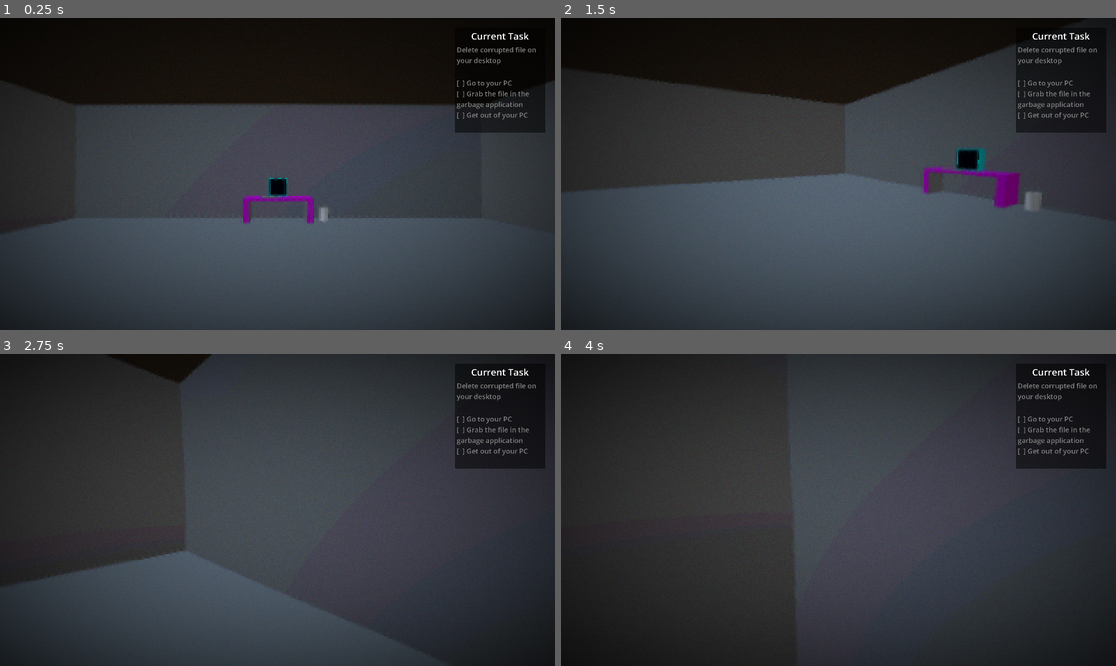
Above: before the commit, frames 1-4 (two rows, left to right).
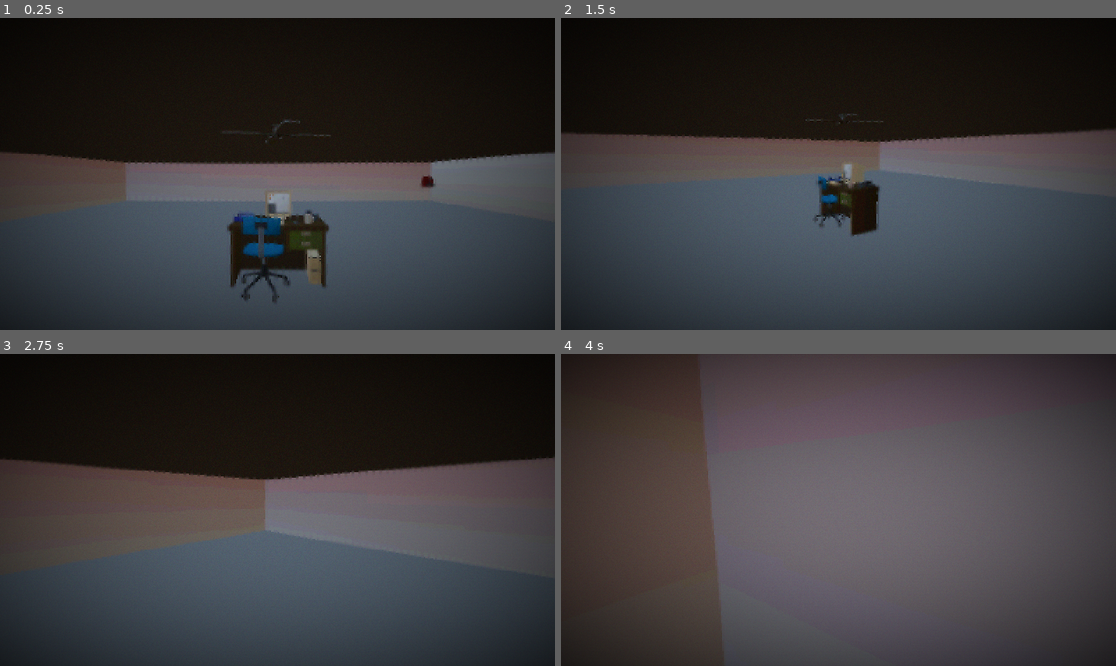
Above: after the commit, the same moments.

Repository: PoloLoveTaco/Brackeys-Game-Jam-2026.1
Game: Godot game, scene res://Scenes/Places/office_a.tscn
The game is run twice, just before and just after one commit, with the same random seed, the same clock (stepped at 60 frames per second) and the same inputs. Before the commit the project starts from res://Scenes/test.tscn.
Inputs (mouse positions are in pixels of both pictures, inside the frame that each line leads up to):
- Up to frame 1 (0.25 s): no input
- Up to frame 2 (1.5 s): tap Enter (ui_accept) at 0.5, 0.77 s; move the mouse to (960, 158) at 0.52 s; hold D (right) 0.53-1.28 s; click (960, 158) at 0.67 s; move the mouse to (810, 174) at 1.27 s; hold W (up) from 1.28 s (still down); click (810, 174) at 1.42 s
- Up to frame 3 (2.75 s): keep holding W (up); tap Enter (ui_accept) at 1.52 s; move the mouse to (288, 503) at 2.02 s; click (288, 503) at 2.17 s
- Up to frame 4 (4 s): keep holding W (up); move the mouse to (832, 516) at 2.77 s; click (832, 516) at 2.92 s; tap Enter (ui_accept) at 3.02, 3.77 s; move the mouse to (877, 513) at 3.52 s; click (877, 513) at 3.67 s

The runs differ from the first frame. In frame 1, 37% of the frame differs, in the area x 0-100%, y 4-92%; in frame 2, 32%; in frame 3, 59%; in frame 4, 86%, in the area x 0-100%, y 0-100%.

Commit message:
[ADD] premier bureau

Diff:
--- /dev/null
+++ b/Scenes/Furniture/chair_office_a.tscn
@@ -0,0 +1,26 @@
+[gd_scene format=3 uid="uid://dpi8bw3btjwdw"]
+
+[ext_resource type="PackedScene" uid="uid://clb6uq8aicvat" path="res://Assets/FBX/Separated/Chair_Office_Base_A.fbx" id="1_4b7rf"]
+[ext_resource type="PackedScene" uid="uid://dciyjklep4vcd" path="res://Assets/FBX/Separated/Chair_Office_Bottom.fbx" id="2_tmxig"]
+[ext_resource type="PackedScene" uid="uid://dc755hcqmrjqs" path="res://Assets/FBX/Separated/Chair_Office_Wheel_Copy.fbx" id="3_ksxql"]
+
+[node name="Chair Office A" type="Node3D" unique_id=1654590215]
+
+[node name="Chair_Office_Base_A" parent="." unique_id=778292455 instance=ExtResource("1_4b7rf")]
+
+[node name="Chair_Office_Bottom" parent="." unique_id=1475505831 instance=ExtResource("2_tmxig")]
+
+[node name="Chair_Office_Wheel_Copy" parent="." unique_id=846294556 instance=ExtResource("3_ksxql")]
+transform = Transform3D(0.78428936, 0, -0.6203952, 0, 1, 0, 0.6203952, 0, 0.78428936, 0, 0.036919646, 0.3593971)
+
+[node name="Chair_Office_Wheel_Copy2" parent="." unique_id=1526546343 instance=ExtResource("3_ksxql")]
+transform = Transform3D(0.96452975, 0, 0.26397404, 0, 1, 0, -0.26397404, 0, 0.96452975, 0.34132084, 0.036919646, 0.11072701)
+
+[node name="Chair_Office_Wheel_Copy3" parent="." unique_id=280023654 instance=ExtResource("3_ksxql")]
+transform = Transform3D(-0.46711218, 0, -0.8841981, 0, 1, 0, 0.8841981, 0, -0.46711218, -0.34100702, 0.036919646, 0.11072701)
+
+[node name="Chair_Office_Wheel_Copy4" parent="." unique_id=466165990 instance=ExtResource("3_ksxql")]
+transform = Transform3D(0.988199, 0, -0.15317555, 0, 1, 0, 0.15317555, 0, 0.988199, -0.21267727, 0.036919646, -0.28955358)
+
+[node name="Chair_Office_Wheel_Copy5" parent="." unique_id=1586522510 instance=ExtResource("3_ksxql")]
+transform = Transform3D(0.6088861, 0, 0.7932577, 0, 1, 0, -0.7932577, 0, 0.6088861, 0.20588374, 0.036919646, -0.28955358)
--- /dev/null
+++ b/Scenes/Furniture/coffee_machine_a.tscn
@@ -0,0 +1,7 @@
+[gd_scene format=3 uid="uid://dur77ksffk34b"]
+
+[ext_resource type="PackedScene" uid="uid://b5y4tmorqwpoi" path="res://Assets/FBX/Separated/CoffeeMachine.fbx" id="1_pifhd"]
+
+[node name="coffee_machine" type="Node3D" unique_id=1798506635]
+
+[node name="CoffeeMachine" parent="." unique_id=1967586519 instance=ExtResource("1_pifhd")]
--- /dev/null
+++ b/Scenes/Furniture/desk_office_a.tscn
@@ -0,0 +1,50 @@
+[gd_scene format=3 uid="uid://dtvs6tgxit5fv"]
+
+[ext_resource type="PackedScene" uid="uid://k311lc2dxkq2" path="res://Assets/FBX/Separated/Office_Desk_1.fbx" id="1_dg11r"]
+[ext_resource type="PackedScene" uid="uid://674d25f8s3nw" path="res://Assets/FBX/Separated/Office_Desk_drawer.fbx" id="2_223kv"]
+[ext_resource type="PackedScene" uid="uid://b0mh7vkoilkss" path="res://Assets/FBX/Separated/Computer_Case_Old.fbx" id="3_nalnp"]
+[ext_resource type="PackedScene" uid="uid://bsd0npxipw8wr" path="res://Assets/FBX/Separated/Computer_Old_Keyboard.fbx" id="4_6am4p"]
+[ext_resource type="PackedScene" uid="uid://ib0th8mivddn" path="res://Assets/FBX/Separated/Computer_Mouse.fbx" id="5_j5u1r"]
+[ext_resource type="PackedScene" uid="uid://bgg16b1bnqbd8" path="res://Assets/FBX/Separated/Computer_Old_Monitor.fbx" id="6_20b68"]
+[ext_resource type="PackedScene" uid="uid://dr08gklbna5tj" path="res://Assets/FBX/Separated/CoffeeCup.fbx" id="7_2mn7m"]
+[ext_resource type="PackedScene" uid="uid://bbi1pr2n46o38" path="res://Assets/FBX/Separated/Paper_Stray.fbx" id="8_lris3"]
+[ext_resource type="PackedScene" uid="uid://dm6unj6mvj35q" path="res://Assets/FBX/Separated/Pen.fbx" id="9_qkxkb"]
+[ext_resource type="PackedScene" uid="uid://bufw2gwabpmcg" path="res://Assets/FBX/Separated/Phone_A_Base.fbx" id="10_hco80"]
+[ext_resource type="PackedScene" uid="uid://bnu0hu678nfk" path="res://Assets/FBX/Separated/Phone_B.fbx" id="11_ra33i"]
+
+[node name="Desk Office A" type="Node3D" unique_id=1649187544]
+
+[node name="Office_Desk_1" parent="." unique_id=215258724 instance=ExtResource("1_dg11r")]
+
+[node name="Office_Desk_drawer" parent="." unique_id=1281468587 instance=ExtResource("2_223kv")]
+transform = Transform3D(1, 0, 0, 0, 1, 0, 0, 0, 1, 0.42957097, 0.7300521, 0)
+
+[node name="Office_Desk_drawer2" parent="." unique_id=1910497264 instance=ExtResource("2_223kv")]
+transform = Transform3D(1, 0, 0, 0, 1, 0, 0, 0, 1, 0.42957097, 0.5717122, 0)
+
+[node name="Computer_Case_Old" parent="." unique_id=3304900 instance=ExtResource("3_nalnp")]
+transform = Transform3D(1, 0, 0, 0, 1, 0, 0, 0, 1, 0.5865595, 0, 0)
+
+[node name="Computer_Old_Keyboard" parent="." unique_id=1408846774 instance=ExtResource("4_6am4p")]
+transform = Transform3D(0.9935877, 0, -0.11306448, 0, 1, 0, 0.11306448, 0, 0.9935877, -0.12285593, 0.9495616, 0.2316985)
+
+[node name="Computer_Mouse" parent="." unique_id=1572506759 instance=ExtResource("5_j5u1r")]
+transform = Transform3D(0.9842203, 0, 0.17694731, 0, 1, 0, -0.17694731, 0, 0.9842203, 0.27699646, 0.9542365, 0.24611846)
+
+[node name="Computer_Old_Monitor" parent="." unique_id=776614622 instance=ExtResource("6_20b68")]
+transform = Transform3D(1, 0, 0, 0, 1, 0, 0, 0, 1, 0, 0.940745, -0.098219365)
+
+[node name="CoffeeCup" parent="." unique_id=1532677320 instance=ExtResource("7_2mn7m")]
+transform = Transform3D(0.62760985, 0, -0.77852803, 0, 1, 0, 0.77852803, 0, 0.62760985, 0.48183295, 0.95096004, 0.17216174)
+
+[node name="Paper_Stray" parent="." unique_id=1740084796 instance=ExtResource("8_lris3")]
+transform = Transform3D(1, 0, 0, 0, 1, 0, 0, 0, 1, -0.5877602, 0.9483837, -0.15409389)
+
+[node name="Pen" parent="." unique_id=1479884867 instance=ExtResource("9_qkxkb")]
+transform = Transform3D(0.9519211, -0.1955794, -0.2357858, -0.30634338, -0.60773695, -0.732673, 0, 0.76967824, -0.638432, -0.5775491, 1.0342104, 0.023029715)
+
+[node name="Phone_A_Base" parent="." unique_id=1665871538 instance=ExtResource("10_hco80")]
+transform = Transform3D(0.9537956, 0, -0.3004561, 0, 1, 0, 0.3004561, 0, 0.9537956, 0.5813033, 0.9510964, -0.16917479)
+
+[node name="Phone_B" parent="." unique_id=1599180726 instance=ExtResource("11_ra33i")]
+transform = Transform3D(-0.9565375, 0.29151928, -0.007248087, 0.052059274, 0.14625596, -0.987876, -0.28692484, -0.9453178, -0.15507555, 0.52563626, 1.0131106, -0.17386684)
--- /dev/null
+++ b/Scenes/Furniture/fan_a.tscn
@@ -0,0 +1,53 @@
+[gd_scene format=3 uid="uid://dq53hg61lwue3"]
+
+[ext_resource type="PackedScene" uid="uid://d3uwnu0858l3i" path="res://Assets/FBX/Separated/RFan_B.fbx" id="1_vhr87"]
+[ext_resource type="PackedScene" uid="uid://cu6eu12uhm46h" path="res://Assets/FBX/Separated/RFan_Base.fbx" id="2_ja0ep"]
+
+[sub_resource type="Animation" id="Animation_mdub3"]
+resource_name = "On"
+length = 8.0
+loop_mode = 1
+tracks/0/type = "value"
+tracks/0/imported = false
+tracks/0/enabled = true
+tracks/0/path = NodePath("RFan_B:rotation")
+tracks/0/interp = 1
+tracks/0/loop_wrap = true
+tracks/0/keys = {
+"times": PackedFloat32Array(0, 8),
+"transitions": PackedFloat32Array(1, 1),
+"update": 0,
+"values": [Vector3(0, 0, 0), Vector3(0, 6.2831855, 0)]
+}
+
+[sub_resource type="Animation" id="Animation_6utl1"]
+length = 0.001
+tracks/0/type = "value"
+tracks/0/imported = false
+tracks/0/enabled = true
+tracks/0/path = NodePath("RFan_B:rotation")
+tracks/0/interp = 1
+tracks/0/loop_wrap = true
+tracks/0/keys = {
+"times": PackedFloat32Array(0),
+"transitions": PackedFloat32Array(1),
+"update": 0,
+"values": [Vector3(0, 0, 0)]
+}
+
+[sub_resource type="AnimationLibrary" id="AnimationLibrary_jmod4"]
+_data = {
+&"On": SubResource("Animation_mdub3"),
+&"RESET": SubResource("Animation_6utl1")
+}
+
+[node name="Fan A" type="Node3D" unique_id=1476468136]
+
+[node name="RFan_B" parent="." unique_id=1789803509 instance=ExtResource("1_vhr87")]
+
+[node name="RFan_Base" parent="." unique_id=1483446976 instance=ExtResource("2_ja0ep")]
+transform = Transform3D(1, 0, 0, 0, 1, 0, 0, 0, 1, 0, 0.050471485, 0)
+
+[node name="AnimationPlayer" type="AnimationPlayer" parent="." unique_id=1113868389]
+libraries/ = SubResource("AnimationLibrary_jmod4")
+autoplay = &"On"
--- /dev/null
+++ b/Scenes/Places/office_a.tscn
@@ -0,0 +1,70 @@
+[gd_scene format=3 uid="uid://q4gle0vjq7n8"]
+
+[ext_resource type="PackedScene" uid="uid://bs72ogkvdd7d6" path="res://Addons/proto_controller/proto_controller.tscn" id="1_no04e"]
+[ext_resource type="PackedScene" uid="uid://dtvs6tgxit5fv" path="res://Scenes/Furniture/desk_office_a.tscn" id="2_vu6mp"]
+[ext_resource type="PackedScene" uid="uid://dpi8bw3btjwdw" path="res://Scenes/Furniture/chair_office_a.tscn" id="3_1dxvv"]
+[ext_resource type="PackedScene" uid="uid://dq53hg61lwue3" path="res://Scenes/Furniture/fan_a.tscn" id="4_xodqj"]
+[ext_resource type="PackedScene" uid="uid://dck5cd7kdvv58" path="res://Assets/FBX/Separated/Wall_Medium.fbx" id="5_pkcnf"]
+[ext_resource type="PackedScene" uid="uid://dur77ksffk34b" path="res://Scenes/Furniture/coffee_machine_a.tscn" id="6_yxfp5"]
+
+[sub_resource type="ProceduralSkyMaterial" id="ProceduralSkyMaterial_vu6mp"]
+sky_horizon_color = Color(0.66224277, 0.6717428, 0.6867428, 1)
+ground_horizon_color = Color(0.66224277, 0.6717428, 0.6867428, 1)
+
+[sub_resource type="Sky" id="Sky_1dxvv"]
+sky_material = SubResource("ProceduralSkyMaterial_vu6mp")
+
+[sub_resource type="Environment" id="Environment_xodqj"]
+background_mode = 2
+sky = SubResource("Sky_1dxvv")
+tonemap_mode = 2
+glow_enabled = true
+
+[node name="Office A" type="Node3D" unique_id=1992150046]
+
+[node name="WorldEnvironment" type="WorldEnvironment" parent="." unique_id=1204884149]
+environment = SubResource("Environment_xodqj")
+
+[node name="DirectionalLight3D" type="DirectionalLight3D" parent="." unique_id=140522368]
+transform = Transform3D(-0.8660254, -0.43301278, 0.25, 0, 0.49999997, 0.86602545, -0.50000006, 0.75, -0.43301266, 0, 0, 0)
+shadow_enabled = true
+
+[node name="Node3D" type="CSGCombiner3D" parent="." unique_id=1692797842]
+use_collision = true
+
+[node name="CSGBox3D" type="CSGBox3D" parent="Node3D" unique_id=40152670]
+transform = Transform3D(1, 0, 0, 0, 1, 0, 0, 0, 1, 0, -0.5, 0)
+use_collision = true
+size = Vector3(20, 1, 20)
+
+[node name="CSGBox3D6" type="CSGBox3D" parent="Node3D" unique_id=975237944]
+transform = Transform3D(1, 0, 0, 0, 1, 0, 0, 0, 1, 0, 3, 0)
+use_collision = true
+size = Vector3(20, 1, 20)
+
+[node name="ProtoController" parent="." unique_id=1870830449 instance=ExtResource("1_no04e")]
+transform = Transform3D(1, 0, 0, 0, 1, 0, 0, 0, 1, 0, 0, 3.33)
+can_jump = false
+
+[node name="Desk Office A" parent="." unique_id=1649187544 instance=ExtResource("2_vu6mp")]
+
+[node name="Chair Office A" parent="." unique_id=1654590215 instance=ExtResource("3_1dxvv")]
+transform = Transform3D(-0.99439526, 0, 0.10572596, 0, 1, 0, -0.10572596, 0, -0.99439526, -0.22152644, 0, 0.28450072)
+
+[node name="Fan A" parent="." unique_id=1476468136 instance=ExtResource("4_xodqj")]
+transform = Transform3D(1, 0, 0, 0, 1, 0, 0, 0, 1, 0, 2.4338453, 0)
+
+[node name="Wall_Medium" parent="." unique_id=964775726 instance=ExtResource("5_pkcnf")]
+transform = Transform3D(10, 0, 0, 0, 1, 0, 0, 0, 1, -10, 0, -10)
+
+[node name="Wall_Medium2" parent="." unique_id=832791810 instance=ExtResource("5_pkcnf")]
+transform = Transform3D(10, 0, 0, 0, 1, 0, 0, 0, 1, -10, 0, 10)
+
+[node name="Wall_Medium3" parent="." unique_id=1046610591 instance=ExtResource("5_pkcnf")]
+transform = Transform3D(-4.371139e-07, 0, 1, 0, 1, 0, -10, 0, -4.371139e-08, -10, 0, 10.004844)
+
+[node name="Wall_Medium4" parent="." unique_id=609254244 instance=ExtResource("5_pkcnf")]
+transform = Transform3D(-4.371139e-07, 0, 1, 0, 1, 0, -10, 0, -4.371139e-08, 10, 0, 10.031417)
+
+[node name="coffee_machine" parent="." unique_id=1798506635 instance=ExtResource("6_yxfp5")]
+transform = Transform3D(1, 0, 0, 0, 1, 0, 0, 0, 1, 9, 0.9135902, -9)
--- a/project.godot
+++ b/project.godot
@@ -11,7 +11,7 @@
 [application]
 
 config/name="Brackeys-Game-Jam-2026.1"
-run/main_scene="uid://bunobm0luvx26"
+run/main_scene="uid://q4gle0vjq7n8"
 config/features=PackedStringArray("4.6", "Forward Plus")
 config/icon="res://icon.svg"
 
Binary file added: Assets/FBX/Office Set - VNB.fbx
Not shown, added: Assets/FBX/Office Set - VNB.fbx.import
Binary file added: Assets/FBX/Separated/AirConditioner_A.fbx
Not shown, added: Assets/FBX/Separated/AirConditioner_A.fbx.import
Binary file added: Assets/FBX/Separated/AirConditioner_B.fbx
Not shown, added: Assets/FBX/Separated/AirConditioner_B.fbx.import
Binary file added: Assets/FBX/Separated/AlcoholDisp_1.fbx
Not shown, added: Assets/FBX/Separated/AlcoholDisp_1.fbx.import
Binary file added: Assets/FBX/Separated/AlcoholDisp_1B.fbx
Not shown, added: Assets/FBX/Separated/AlcoholDisp_1B.fbx.import
Binary file added: Assets/FBX/Separated/AlcoholDisp_2_B.fbx
Not shown, added: Assets/FBX/Separated/AlcoholDisp_2_B.fbx.import
(and 373 more such lines)
